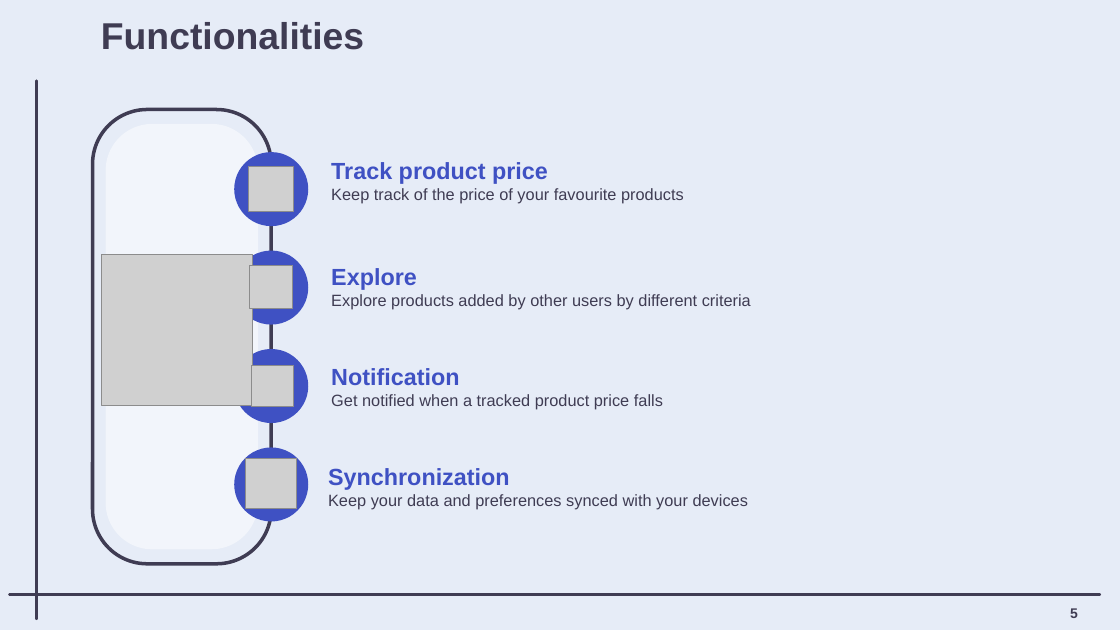
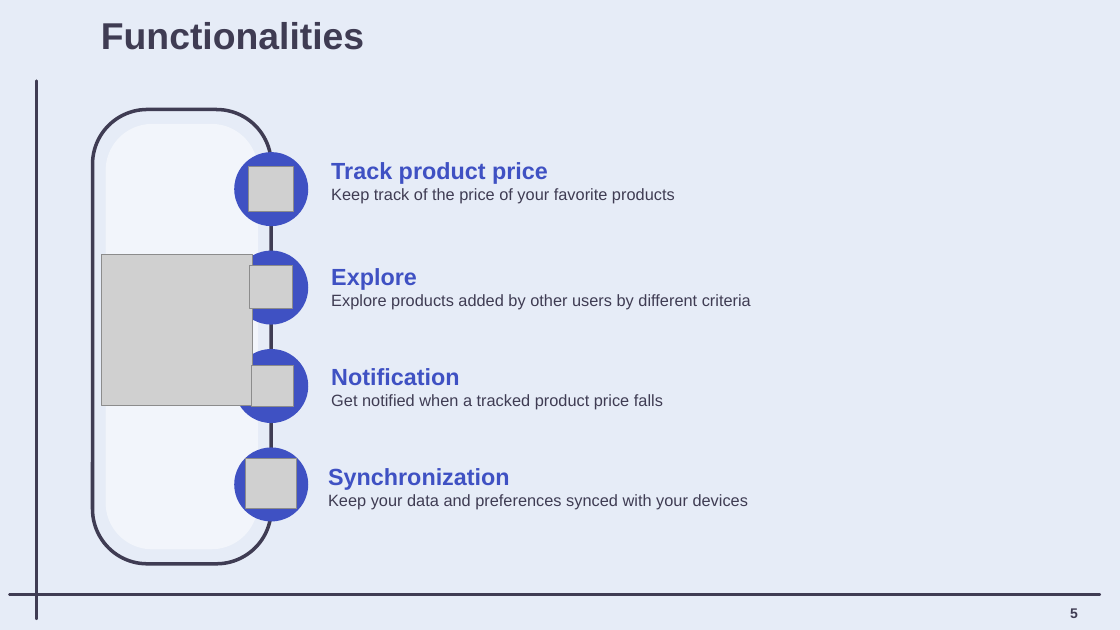
Before and after one commit to matteovisotto/DIMA-SirianiVisotto, a slide deck: slide 6 of Presentation/DIMA_myAPTracker_Presentation.pptx. Drawn at 1120x630 pixels with LibreOffice and Linux fonts; fonts in the diff are those of the drawing; grey boxes stand for pictures; background and template pictures are left out. Boxes give left, top, right and bottom in pixels: in the first picture for what was removed or moved away, otherwise in the second. Text is boxed around its words. In the diff, an @@ line names an element or a change of style, - is before the commit and + after.

Commit message:
Update PPT

```diff
--- a/Presentation/DIMA_myAPTracker_Presentation.pptx
+++ b/Presentation/DIMA_myAPTracker_Presentation.pptx
@@ text at <box>331,188,675,204</box>: text changed @@
-Keep track of the price of your favourite products
+Keep track of the price of your favorite products
```
Also in this commit, not shown: 1 other file.
